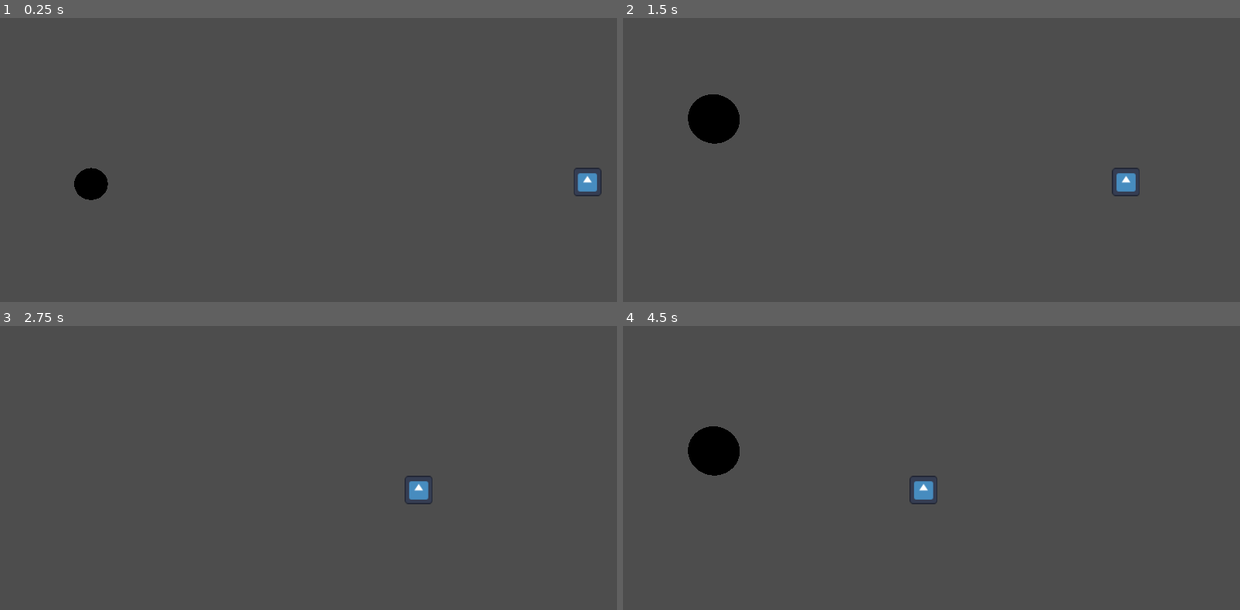
Above: before the commit, frames 1-4 (two rows, left to right).
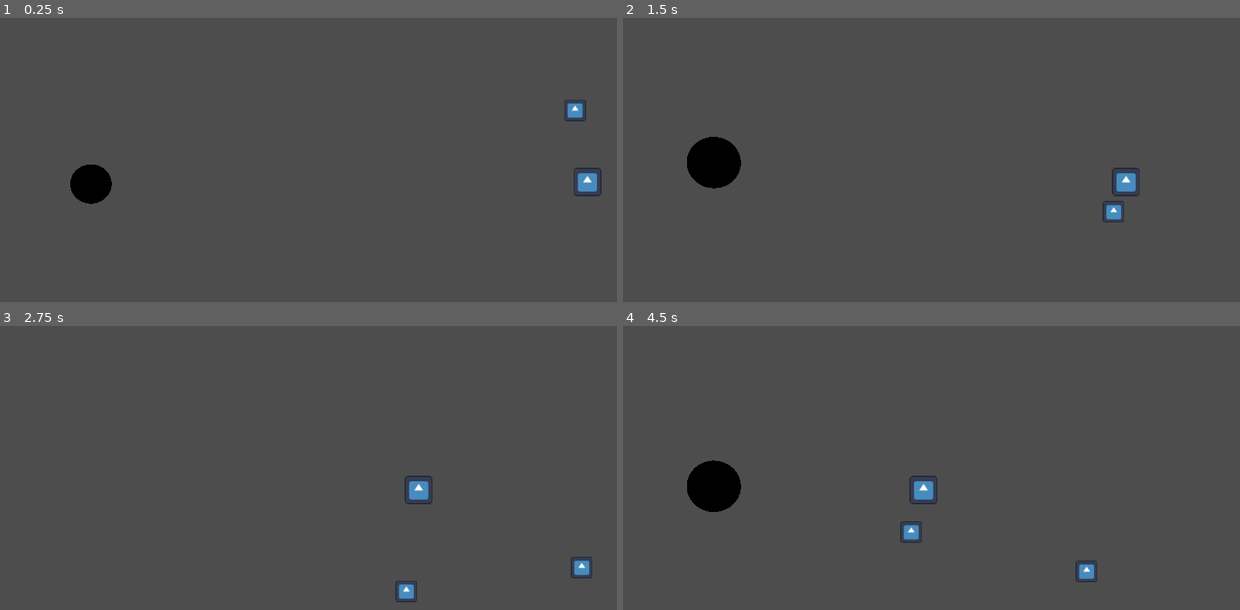
Above: after the commit, the same moments.

Repository: rtauziac/save_the_party
Game: Godot game, scene res://root.tscn
Same seed, same stepped clock (60 frames per second), same inputs: the game is played once before the commit and once after it. The engine's default icon, where the game draws it, is replaced by a stand-in: a white triangle on a blue panel in a dark square.
Inputs:
- Up to frame 1 (0.25 s): no input
- Up to frame 2 (1.5 s): hold Space (blow) 0.53-1.28 s; tap Space (blow) at 1.35 s
- Up to frame 3 (2.75 s): hold Space (blow) from 2.03 s (still down)
- Up to frame 4 (4.5 s): release Space (blow) at 2.78 s; tap Space (blow) at 2.85, 4.35 s; hold Space (blow) 3.53-4.28 s

The runs differ from the first frame. In frame 1, 0.4% of the frame differs, in the area x 11-95%, y 28-66%; in frame 2, 2.5%, in the area x 10-82%, y 26-73%; in frame 3, 0.4%; in frame 4, 2.3%.

Commit message:
Many obstacles

Diff:
--- /dev/null
+++ b/phase3_fly/blink_script.tres.gd
@@ -0,0 +1,20 @@
+extends MeshInstance3D
+
+
+var time = -1.0
+var blink_time = 0.06
+
+
+func _process(delta: float) -> void:
+	if time >= 0.0:
+		time += delta
+		visible = fposmod(time, blink_time) > blink_time / 2.0
+
+
+func blink_start():
+	time = 0.0
+
+
+func blink_end():
+	visible = true
+	time = -1.0
--- a/phase3_fly/obstacle_generator.gd
+++ b/phase3_fly/obstacle_generator.gd
@@ -3,6 +3,10 @@
 var speed = 5.0
 var last_spawn_distance = 0.0
 @export var spawn_distance = 20.0
+
+var obstacles = [
+	preload("res://phase3_fly/obstacles/teacup.tscn")
+]
 
 
 # Called when the node enters the scene tree for the first time.
@@ -15,6 +19,9 @@
 	$obstacle_instances.position.x -= speed * delta
 	var actual_x_pos = -$obstacle_instances.position.x
 	if actual_x_pos > last_spawn_distance + spawn_distance:
-		#spawn obstacle
-		var obstacle_index = randi_range(0, 3 - 1)
+		var obstacle_index = randi_range(0, obstacles.size() - 1)
+		var obstacle_scene: PackedScene = obstacles[obstacle_index]
+		var obstacle_instance: Node3D = obstacle_scene.instantiate()
+		$obstacle_instances.add_child(obstacle_instance)
+		obstacle_instance.global_position = Vector3($spawn.global_position.x, obstacle_instance.global_position.y, obstacle_instance.global_position.z)
 		last_spawn_distance = actual_x_pos
--- /dev/null
+++ b/phase3_fly/obstacles/teacup.tscn
@@ -0,0 +1,31 @@
+[gd_scene load_steps=5 format=3 uid="uid://o21sqmg4irpd"]
+
+[ext_resource type="Script" path="res://phase3_fly/on_body_entered.gd" id="1_sj4o4"]
+[ext_resource type="Script" path="res://phase3_fly/obstacles/wave_movement.gd" id="2_5g42k"]
+[ext_resource type="Texture2D" uid="uid://tfrb6fm2t5w" path="res://icon.svg" id="3_3ha2h"]
+
+[sub_resource type="SphereShape3D" id="SphereShape3D_t70nq"]
+radius = 1.18378
+
+[node name="Teacup" type="Node3D"]
+transform = Transform3D(1, 0, 0, 0, 1, 0, 0, 0, 1, 21, 0, 0)
+
+[node name="Area3D" type="Area3D" parent="."]
+transform = Transform3D(0.776289, 0, 0, 0, 0.776289, 0, 0, 0, 0.776289, 0, -0.229, 0)
+
+[node name="OnBodyAreaEntered" type="Node3D" parent="Area3D"]
+script = ExtResource("1_sj4o4")
+
+[node name="WaveMovement" type="Node3D" parent="Area3D"]
+script = ExtResource("2_5g42k")
+wave_speed = 0.8
+
+[node name="CollisionShape3D" type="CollisionShape3D" parent="Area3D"]
+shape = SubResource("SphereShape3D_t70nq")
+
+[node name="Sprite3D" type="Sprite3D" parent="Area3D"]
+transform = Transform3D(1.61099, 0, 0, 0, 1.61099, 0, 0, 0, 1.61099, 0, 0, 0)
+texture = ExtResource("3_3ha2h")
+
+[connection signal="area_entered" from="Area3D" to="Area3D/OnBodyAreaEntered" method="_on_area_3d_area_entered"]
+[connection signal="body_entered" from="Area3D" to="Area3D/OnBodyAreaEntered" method="_on_body_entered"]
--- /dev/null
+++ b/phase3_fly/obstacles/wave_movement.gd
@@ -0,0 +1,11 @@
+extends Node3D
+
+@export var wave_speed = 1.0
+@onready var wave_offset = randf_range(0, 2 * PI)
+var time = 0.0
+
+
+# Called every frame. 'delta' is the elapsed time since the previous frame.
+func _process(delta: float) -> void:
+	get_parent().position.y = sin((time + wave_offset) * wave_speed) * 8
+	time += delta
--- /dev/null
+++ b/phase3_fly/on_body_entered.gd
@@ -0,0 +1,15 @@
+extends Node3D
+
+var destroy_on_obstacle_destroyer_hit = true
+
+func _on_body_entered(body: Node3D) -> void:
+	var player = body as P3Player
+	if player != null:
+		if not player.hit_invicibility:
+			player.take_damage()
+
+
+func _on_area_3d_area_entered(area: Area3D) -> void:
+	var obstacle_destroyer = area
+	if obstacle_destroyer.name == "DestroyObstacle":
+		get_parent().queue_free()
--- a/phase3_fly/player_mongolfiere.gd
+++ b/phase3_fly/player_mongolfiere.gd
@@ -1,10 +1,11 @@
 extends CharacterBody3D
+class_name P3Player
 
 signal player_dies
 signal player_lives_changes(lives: int)
 
-@export var scale_minimum = 1
-@export var scale_maximum = 2.1
+@export var scale_minimum = 1.4
+@export var scale_maximum = 2.2
 @export_range(0.05, 1) var acceleration_factor = 0.1
 var jerk_vertical = 0.0
 var acceleration_vertical = 0.0
@@ -17,13 +18,25 @@
 	pass # Replace with function body.
 
 
+func alive() -> bool:
+	return lives > 0
+
+
 # Called every frame. 'delta' is the elapsed time since the previous frame.
 func _process(delta: float) -> void:
+	#if not alive():
+		#return
+
 	jerk_vertical = 1.0 if Input.is_action_pressed("blow") else -1.0
 	var prev_acceleration_vertical = acceleration_vertical
-	acceleration_vertical = clamp(acceleration_vertical + jerk_vertical, -0.6, 1.5)
+	acceleration_vertical = clamp(acceleration_vertical + jerk_vertical, -0.6, 1.1)
 	velocity.y += acceleration_vertical * acceleration_factor
 
+	var scale_scalar = remap(acceleration_vertical, -1.0, 1.0, scale_minimum, scale_maximum)
+	var scale_vector = Vector3(scale_scalar, scale_scalar, scale_scalar)
+	$Bubble.scale = lerp($"Bubble".scale, scale_vector, delta * 6.5)
+	var sphere_shape = $CollisionShape3D.shape as SphereShape3D
+	sphere_shape.radius = $Bubble.scale.x
 
 	var collides = move_and_slide()
 
@@ -31,17 +44,10 @@
 		acceleration_vertical = 1 if position.y < 1 else -1
 		velocity.y = (0.8 if position.y < 1 else -1) * 9
 		if not hit_invicibility:
-			player_takes_damage()
-
-	var scale_scalar = remap(acceleration_vertical, -1.0, 1.0, scale_minimum, scale_maximum)
-	var scale_vector = Vector3(scale_scalar, scale_scalar, scale_scalar)
-	$Bubble.scale = lerp($"Bubble".scale, scale_vector, delta * 6.5)
-	var sphere_shape = $CollisionShape3D.shape as SphereShape3D
-	sphere_shape.radius = $Bubble.scale.x
+			take_damage()
 
 
-func player_takes_damage():
-	print("ouch")
+func take_damage():
 	lives -= 1
 	player_lives_changes.emit(lives)
 	if lives == 0:
@@ -49,3 +55,10 @@
 	else:
 		hit_invicibility = true
 		$Bubble.blink_start()
+		var invincibility_timer = get_tree().create_timer(3.0)
+		invincibility_timer.timeout.connect(end_take_damage)
+
+
+func end_take_damage():
+	$Bubble.blink_end()
+	hit_invicibility = false
--- a/root.tscn
+++ b/root.tscn
@@ -1,34 +1,15 @@
-[gd_scene load_steps=9 format=3 uid="uid://bu3kbmuscj6jk"]
+[gd_scene load_steps=12 format=3 uid="uid://bu3kbmuscj6jk"]
 
 [ext_resource type="Script" path="res://phase3_fly/player_mongolfiere.gd" id="1_g8byh"]
 [ext_resource type="Script" path="res://phase3_fly/obstacle_generator.gd" id="2_8v5we"]
+[ext_resource type="Script" path="res://phase3_fly/blink_script.tres.gd" id="2_ruy3v"]
 [ext_resource type="Texture2D" uid="uid://tfrb6fm2t5w" path="res://icon.svg" id="3_n6avf"]
+[ext_resource type="Script" path="res://phase3_fly/on_body_entered.gd" id="3_t4plq"]
+[ext_resource type="PackedScene" uid="uid://o21sqmg4irpd" path="res://phase3_fly/obstacles/teacup.tscn" id="6_c7py6"]
 
 [sub_resource type="SphereMesh" id="SphereMesh_i555y"]
 radius = 1.0
 height = 2.0
-
-[sub_resource type="GDScript" id="GDScript_vpls0"]
-script/source = "extends MeshInstance3D
-
-
-var time = -1.0
-
-
-func _process(delta: float) -> void:
-	if time >= 0.0:
-		time += delta
-		visible = fposmod(time, 0.4) < 0.2
-
-
-func blink_start():
-	time = 0.0
-
-
-func blink_end():
-	visible = true
-	time = -1.0
-"
 
 [sub_resource type="SphereShape3D" id="SphereShape3D_obln0"]
 radius = 1.0
@@ -38,6 +19,9 @@
 
 [sub_resource type="SphereShape3D" id="SphereShape3D_t70nq"]
 radius = 1.18378
+
+[sub_resource type="BoxShape3D" id="BoxShape3D_2heeh"]
+size = Vector3(6.6416, 64.0088, 23.9658)
 
 [node name="Node3D" type="Node3D"]
 
@@ -52,7 +36,7 @@
 
 [node name="Bubble" type="MeshInstance3D" parent="Player"]
 mesh = SubResource("SphereMesh_i555y")
-script = SubResource("GDScript_vpls0")
+script = ExtResource("2_ruy3v")
 
 [node name="CollisionShape3D" type="CollisionShape3D" parent="Player"]
 shape = SubResource("SphereShape3D_obln0")
@@ -64,22 +48,20 @@
 shape = SubResource("BoxShape3D_yirfx")
 
 [node name="CollisionShape3D2" type="CollisionShape3D" parent="StaticBody3D"]
-transform = Transform3D(1, 0, 0, 0, 1, 0, 0, 0, 1, -15.7552, -12.6756, 0)
+transform = Transform3D(1, 0, 0, 0, 1, 0, 0, 0, 1, -15.7552, -14.5726, 0)
 shape = SubResource("BoxShape3D_yirfx")
 
 [node name="Obstacles" type="Node3D" parent="."]
 script = ExtResource("2_8v5we")
-
-[node name="spawn_top" type="Marker3D" parent="Obstacles"]
-transform = Transform3D(1, 0, 0, 0, 1, 0, 0, 0, 1, 21.9087, 6.78718, 0)
-
-[node name="spawn_bottom" type="Marker3D" parent="Obstacles"]
-transform = Transform3D(1, 0, 0, 0, 1, 0, 0, 0, 1, 21.9087, -6.82076, 0)
+spawn_distance = 12.0
 
 [node name="obstacle_instances" type="Node3D" parent="Obstacles"]
 
 [node name="Mouse" type="Area3D" parent="Obstacles/obstacle_instances"]
 transform = Transform3D(1, 0, 0, 0, 1, 0, 0, 0, 1, 21.9143, -0.228726, -1.90735e-06)
+
+[node name="OnBodyAreaEntered" type="Node3D" parent="Obstacles/obstacle_instances/Mouse"]
+script = ExtResource("3_t4plq")
 
 [node name="CollisionShape3D" type="CollisionShape3D" parent="Obstacles/obstacle_instances/Mouse"]
 shape = SubResource("SphereShape3D_t70nq")
@@ -87,3 +69,17 @@
 [node name="Sprite3D" type="Sprite3D" parent="Obstacles/obstacle_instances/Mouse"]
 transform = Transform3D(1.61099, 0, 0, 0, 1.61099, 0, 0, 0, 1.61099, 0, 0, 0)
 texture = ExtResource("3_n6avf")
+
+[node name="Teacup" parent="Obstacles/obstacle_instances" instance=ExtResource("6_c7py6")]
+
+[node name="DestroyObstacle" type="Area3D" parent="Obstacles"]
+
+[node name="DestroyObstacleBody" type="CollisionShape3D" parent="Obstacles/DestroyObstacle"]
+transform = Transform3D(1, 0, 0, 0, 1, 0, 0, 0, 1, -37.4563, 0, 0)
+shape = SubResource("BoxShape3D_2heeh")
+
+[node name="spawn" type="Marker3D" parent="Obstacles"]
+transform = Transform3D(1, 0, 0, 0, 1, 0, 0, 0, 1, 21.9087, -6.82076, 0)
+
+[connection signal="area_entered" from="Obstacles/obstacle_instances/Mouse" to="Obstacles/obstacle_instances/Mouse/OnBodyAreaEntered" method="_on_area_3d_area_entered"]
+[connection signal="body_entered" from="Obstacles/obstacle_instances/Mouse" to="Obstacles/obstacle_instances/Mouse/OnBodyAreaEntered" method="_on_body_entered"]
